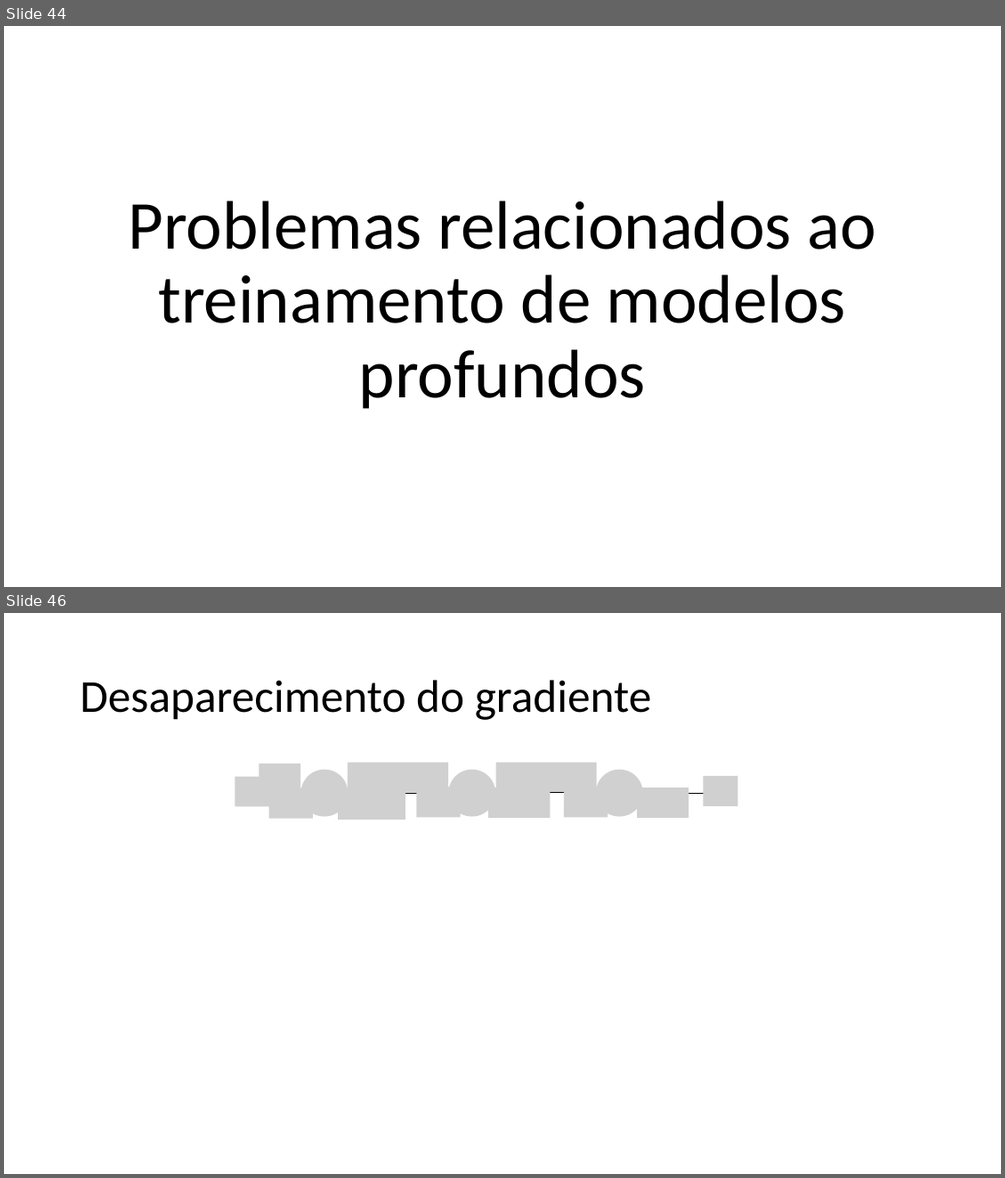
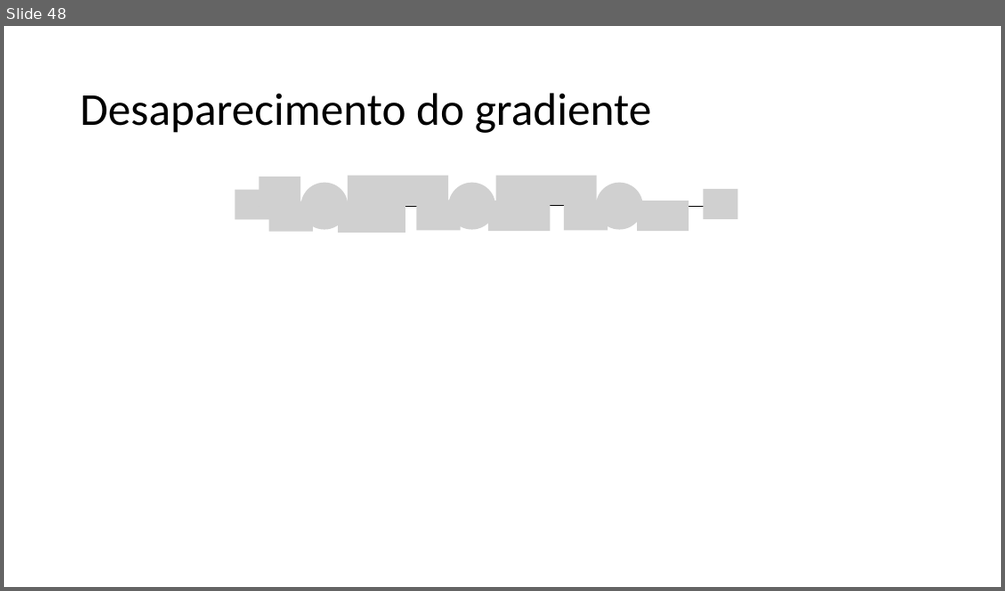
Before and after one commit to zz4fap/c24_inteligencia_artificial, a slide deck: slides/C24_MLP.pptx. Shown one above the other, each under a label of ours: slides 44 and 46 before the commit, slide 48 after it; the slides between them are not shown. The pictures are 1005x1178 and 1005x591 pixels, drawn with LibreOffice and Linux fonts; fonts in the diff are those of the drawing; grey boxes stand for pictures. Boxes give left, top, right and bottom in pixels: in the first picture for what was removed or moved away, otherwise in the second. Text is boxed around its words. In the diff, an @@ line names an element or a change of style, - is before the commit and + after.

```diff
--- a/slides/C24_MLP.pptx
+++ b/slides/C24_MLP.pptx
@@ slide 44 removed at (x1=4, y1=26, x2=1001, y2=587), background #FFFFFF @@
@@ text removed at (x1=128, y1=200, x2=875, y2=409) @@
-Problemas relacionados ao treinamento de modelos profundos
@@ what was slide 46 is now slide 48 @@
```
Also in this commit, not shown: 1 slide changed, 12 slides added, 3 other slides removed.
